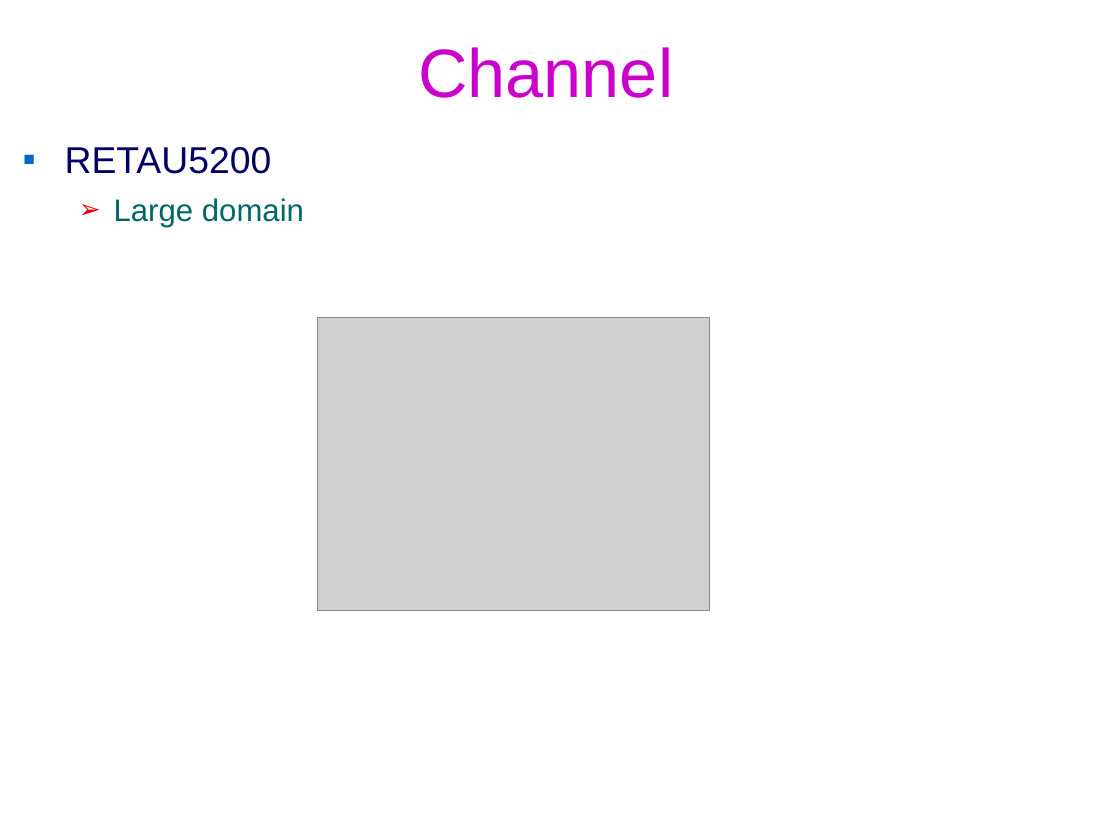
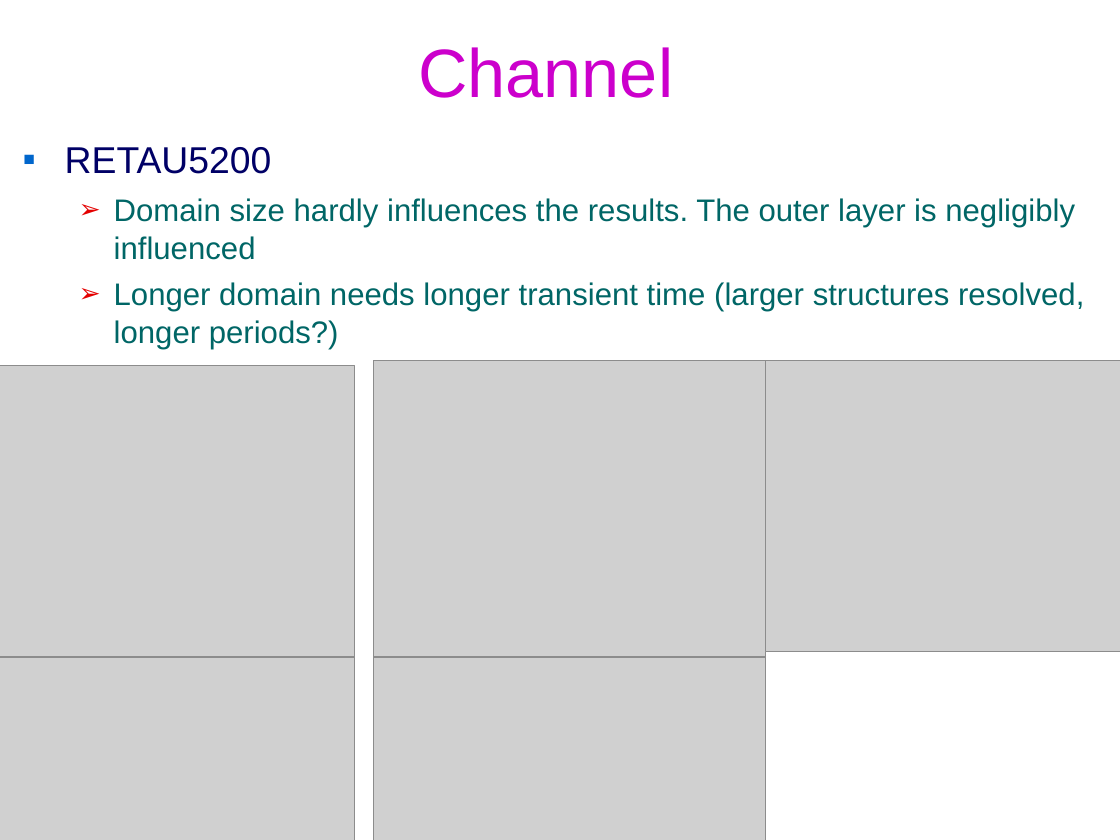
Before and after one commit to federicoVerolini/CaLES, a slide deck: slide 18 of docs/vv.pptx (slide 17 before the commit). Drawn at 1120x840 pixels with LibreOffice and Linux fonts; fonts in the diff are those of the drawing; grey boxes stand for pictures; background and template pictures are left out. Boxes give left, top, right and bottom in pixels: in the first picture for what was removed or moved away, otherwise in the second. Text is boxed around its words. In the diff, an @@ line names an element or a change of style, - is before the commit and + after.

```diff
--- a/docs/vv.pptx
+++ b/docs/vv.pptx
@@ text at bbox=[114, 198, 1084, 349]: text changed @@
-  ➢ Large domain
+  ➢ Domain size hardly influences the results. The outer layer is negligibly influenced
+  ➢ Longer domain needs longer transient time (larger structures resolved, longer periods?)
@@ picture added at bbox=[0, 365, 355, 656] @@
@@ picture: place and size @@
-picture at bbox=[317, 317, 709, 610]
+picture at bbox=[373, 361, 765, 657]
@@ picture added at bbox=[765, 361, 1120, 652] @@
@@ picture added at bbox=[0, 657, 355, 840] @@
@@ picture added at bbox=[373, 657, 765, 840] @@
```
Also in this commit, not shown: 3 other slides changed, 2 slides added, 2 other files.
